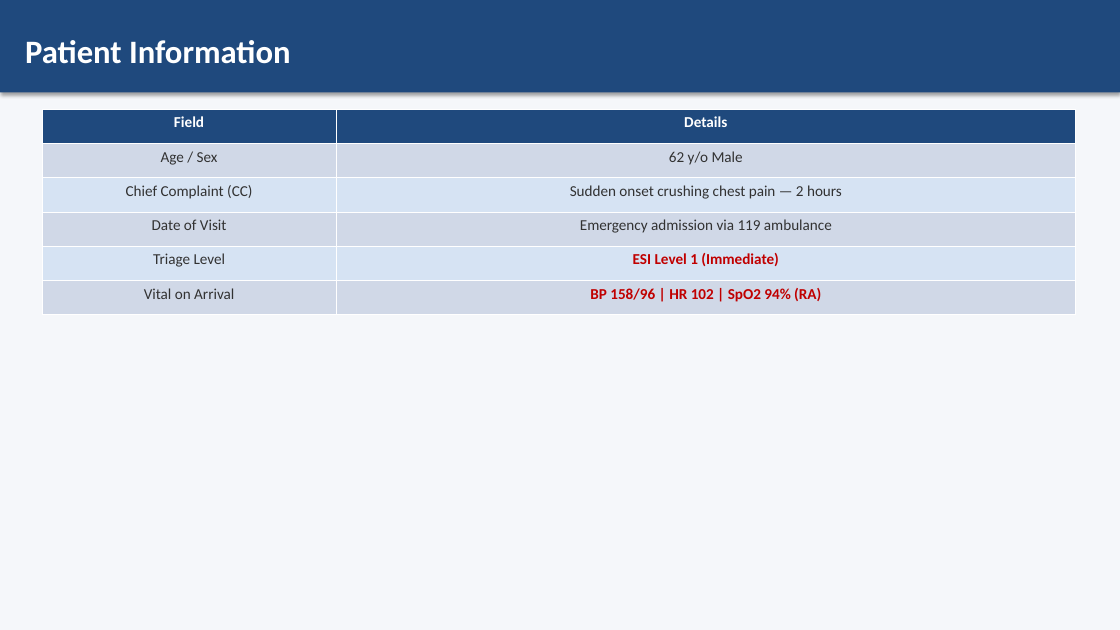
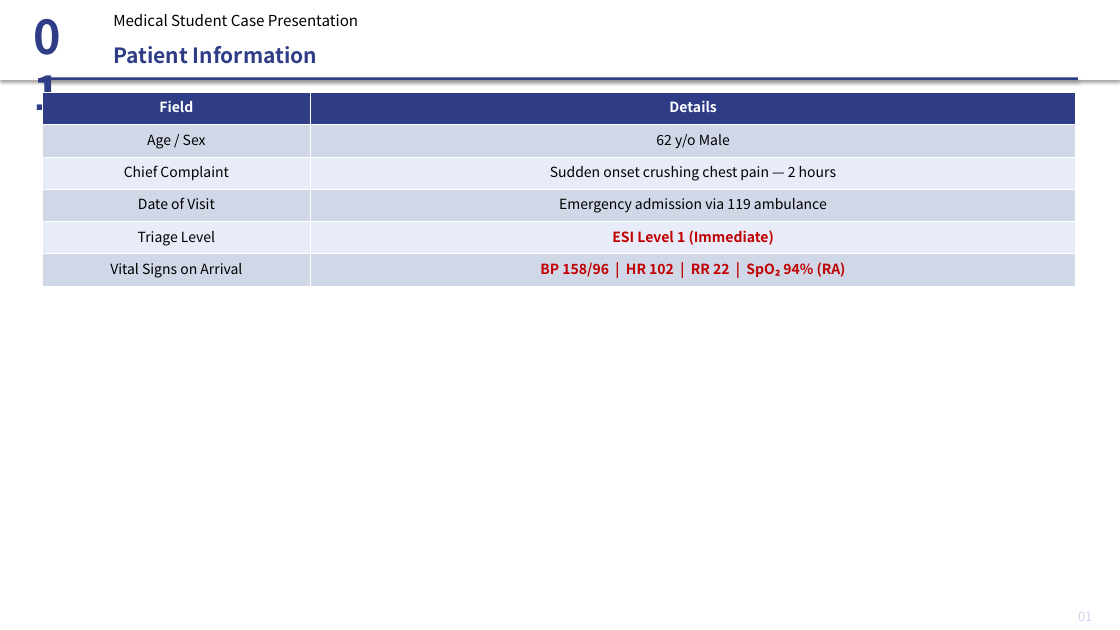
Before and after one commit to p16791918-lab/endo, a slide deck: slide 2 of case_MI.pptx. Drawn at 1120x630 pixels with LibreOffice and Linux fonts; fonts in the diff are those of the drawing. Boxes give left, top, right and bottom in pixels: in the first picture for what was removed or moved away, otherwise in the second. Text is boxed around its words. In the diff, an @@ line names an element or a change of style, - is before the commit and + after.

```diff
--- a/case_MI.pptx
+++ b/case_MI.pptx
@@ rectangle at (0,0,1120,630): fill #F5F7FA to #FFFFFF @@
@@ rectangle added at (0,0,1120,80), fill #FFFFFF @@
@@ text added at (25,4,92,76), 40 pt, text #2E3D86, bold @@
+01
@@ text added at (113,14,358,26), 13 pt, text #000000 @@
+Medical Student Case Presentation
@@ text "Patient Information": place and size @@
-text "Patient Information" at (0,0,1120,92)
+text "Patient Information" at (113,46,317,64)
@@ text "Patient Information" at (113,46,317,64): size 28 to 18 pt, font Calibri to Noto Sans CJK KR, text colour #FFFFFF to #2E3D86; vertical alignment middle to top; fill #1F497D to none; shadow off @@
@@ rectangle added at (42,77,1078,80), fill #2E3D86 @@
@@ table at (42,92,1075,287) @@
-row 3, column 1: Chief Complaint (CC)
+row 3, column 1: Chief Complaint
-row 6, column 1: Vital on Arrival
+row 6, column 1: Vital Signs on Arrival
-row 6, column 2: BP 158/96 | HR 102 | SpO2 94% (RA)
+row 6, column 2: BP 158/96 | HR 102 | RR 22 | SpO₂ 94% (RA)
@@ fill #1F497D to #2E3D86 in row 1 @@
@@ fill #D6E3F3 to #E8EBF8 in 4 cells @@
@@ size 13 to 12 pt, font Calibri to Noto Sans CJK KR in "Field", "Details", "Age / Sex", "62 y/o Male" and 5 more places @@
@@ text colour #323232 to #000000 in "Age / Sex", "62 y/o Male", "Sudden onset crushing chest pain — 2 ...", "Date of Visit" and 2 more places @@
@@ table: place and size @@
-table at (42,109,1075,315)
+table at (42,92,1075,287)
@@ text added at (1078,612,1092,621), 11 pt, text #CCD2F0 @@
+01
```
Also in this commit, not shown: 11 other slides changed, 1 other file.
